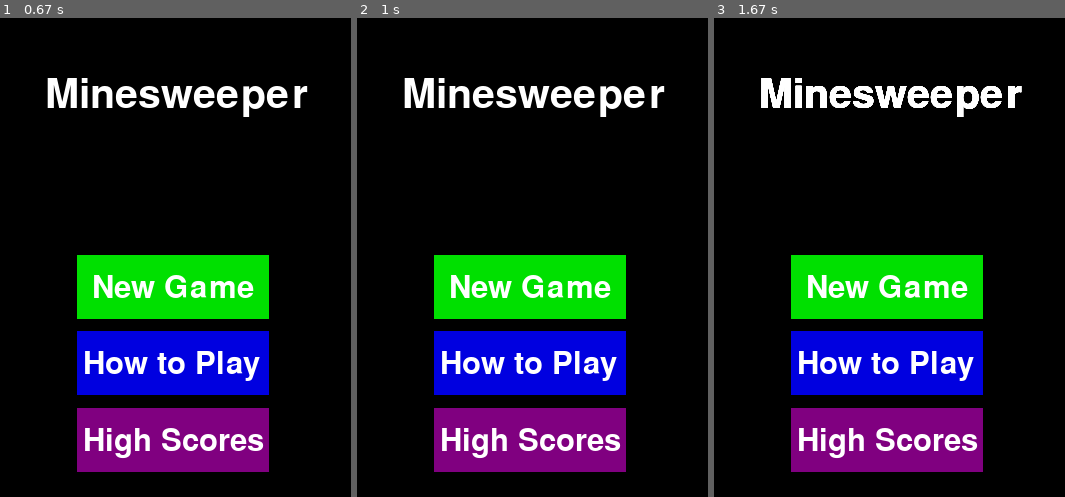
Above: before the commit, frames 1-3 (left to right).
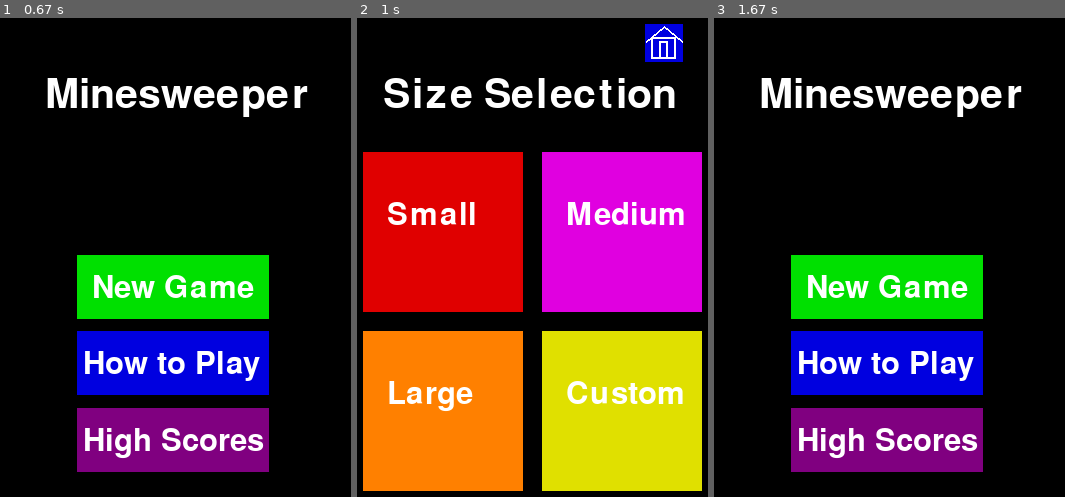
Above: after the commit, the same moments.

Repository: vposby/python
Game: pygame game, started from pygame/minesweeper.py
Two runs of this game, one before a commit and one after it. Both use one fixed random seed, a clock stepped at 60 frames per second and the inputs below.
Inputs (mouse positions are in pixels of both pictures, inside the frame that each line leads up to):
- Up to frame 1 (0.67 s): click (171, 252) at 0.38 s
- Up to frame 2 (1 s): click (599, 314) at 0.77 s
- Up to frame 3 (1.67 s): press the mouse at (1019, 41) at 1.03 s; move the mouse to (1026, 243) at 1.13 s; release the mouse at (1033, 449) at 1.27 s

Frame 1 is identical in both runs. In frame 2, 67% of the frame differs, in the area x 1-99%, y 1-99%; in frame 3, 0.7%.

Commit message:
add fixit, edit minesweeper and ers

Diff:
--- a/games/ers.py
+++ b/games/ers.py
@@ -30,13 +30,16 @@
 #BEGIN GUI FUNCTIONS
 def screenChange(screenName):
 	screen.fill(black)
-	if screenName=='Lobby': #game setting selection
+	if screenName == 'Lobby': #game setting selection
 		#render order (comment placeholders)
 		gameTitle=lrgFont.render('Egyptian War',1,white) #game title
-		trackRender(gameTitle,())
-		competitorCount=medFont.render('Number of Competitors',1,white) #competitor count label
-		trackRender(competitorCount,())
-		renderSlider()
+		titleLocation = gameTitle.get_rect(center=(width/2,height/10))
+		trackRender(gameTitle,(titleLocation))
+		compHeader=medFont.render('Player Options:',1,white)
+		trackRender(compHeader,(width/10,3*height/25))
+		compCountLabel=medFont.render('Number of Competitors',1,white) #competitor count label
+		trackRender(compCountLabel,(width/10,4*height/25))
+		renderSlider(width/4,4*height/25,width/6,height/25,5) #competitor count slider, default 1
 		#competitor count slider (three components; bg color rect, white line, grey circle)
 		#competitor count slider value
 		#for x in range(competitor count):
@@ -64,14 +67,17 @@
 	screenObject.append([objectName,objectPos])
 	screen.blit(screenObject[len(screenObject)-1][0],screenObject[len(screenObject)-1][1])
 
-def renderSlider(x,y,width,height):
-	pygame.draw.rect(screen,black) #bg color rect
-	pygame.draw.line(screen,white,(x,y),(x+(),y)) #white line
-	pygame.draw.circle(screen,grey) #grey circle
+def renderSlider(x,y,width,height,subdivs):
+	pygame.draw.rect(screen,black,(x,y,width,height)) #bg color rect
+	pygame.draw.line(screen,white,(x,y+(height/2)),(x+width,y+(height/2))) #white line
+	for pos in range(subdivs):
+		pygame.draw.circle(screen,grey,(x+((pos+1)*width/(subdivs)),y+(height/2)),2) #grey circles
+	pygame.draw.circle(screen,green,(x+(width/subdivs),y+(height/2)),5) #green circle
 
 def sliderClick(mouseX,mouseY):
 	for scrObj in screenObject:
-		if mouseX>scrObj and mouseX<10
+		if mouseY>scrObj[1][1] and mouseY<scrObj[1][1]+(height/25):
+			if mouseX>scrObj[1][0] and mouseX<scrObj[1][0]+(width/6):
 
 #END GUI FUNCTIONS
 
@@ -140,8 +146,6 @@
 while 1: #begin game code
 	for event in pygame.event.get():
 		if event.type == pygame.QUIT: sys.exit()
-
-	pressed = pygame.key.get_pressed()
 
 	screen.fill(black)
 
--- /dev/null
+++ b/pygame/fixit.py
@@ -0,0 +1,68 @@
+"""
+redo components of other projects
+so that they actually work!!
+
+current issue:
+minesweeper.py
+fix button clicks
+"""
+
+import sys, pygame
+pygame.init()
+
+size=width,height=(384,512)
+screen=pygame.display.set_mode(size)
+pygame.display.set_caption("Y I K E S")
+
+black=(0,0,0)
+white=(255,255,255)
+grey=(196,196,196)
+red=(224,0,0)
+orange=(255,128,0)
+yellow=(224,224,0)
+green=(0,224,0)
+cyan=(0,255,255)
+blue=(0,0,224)
+purple=(128,0,128)
+pink=(224,0,224)
+
+class Button:
+    global screen
+    def __init__(self,location,size,color):
+        self.location = location
+        self.size = size
+        self.color = color
+
+    def drawHouse(self):
+        drawHouse(self.location[0],self.location[1],self.size,self.size)
+
+    def click(self):
+        self.color = pink
+
+    #def click(self):
+
+def drawHouse(x,y,width,height): #draw menu screen icon
+    pygame.draw.rect(screen,blue,(x,y,width,height))
+    pygame.draw.line(screen,white,(x+(width/25),y+(9*height/20)),(x+(width/2),y+(height/25)),2)
+    pygame.draw.line(screen,white,(x+(width/2),y+(height/25)),(x+(24*width/25),y+(9*height/20)),2)
+    pygame.draw.rect(screen,white,(x+(width/6),y+(17*height/50),2*width/3,7*height/12),2)
+    pygame.draw.rect(screen,white,(x+(3*width/8),y+(87*height/200),width/4,49*height/100),2)
+
+screen.fill(black)
+clicked=False
+
+while 1:
+    for event in pygame.event.get():
+        if event.type==pygame.QUIT: sys.exit()
+        if event.type==pygame.MOUSEBUTTONDOWN and event.button==1: clicked=True
+
+    clickPos = pygame.mouse.get_pos()
+
+    #clicked=pygame.mouse.get_pos()
+    home=HouseIcon((int(3*width/4),int(width/4)+64),32,purple)
+    home.draw()
+    if clicked==True:
+        houseIcon.click()
+        clicked=False
+    updateRect = pygame.Rect(width/4,height/4,192,192)
+    pygame.display.update(updateRect)
--- a/pygame/minesweeper.py
+++ b/pygame/minesweeper.py
@@ -42,6 +42,7 @@
 firstGuess=True
 
 def drawHouse(x,y,width,height): #draw menu screen icon
+    pygame.draw.rect(screen,blue,(x,y,width,height))
     pygame.draw.line(screen,white,(x+(width/25),y+(9*height/20)),(x+(width/2),y+(height/25)),2)
     pygame.draw.line(screen,white,(x+(width/2),y+(height/25)),(x+(24*width/25),y+(9*height/20)),2)
     pygame.draw.rect(screen,white,(x+(width/6),y+(17*height/50),2*width/3,7*height/12),2)
@@ -49,21 +50,21 @@
     return;
 
 def screenChange(scrNum):
+    screen.fill(black)
     if scrNum==1: #menu
         #game title
         screen.blit(titleFont.render("Minesweeper",1,white),(width/6,3*height/20))
         #new game button
-        pygame.draw.rect(screen,green,(width/4,20*height/40,width/2,5*height/40))
+        pygame.draw.rect(screen,green,(width/4,20*height/40,width/2,height/8))
         screen.blit(menuFont.render("New Game",1,white),((width/4)+15,(10*height/20)+18))
         #directions button
-        pygame.draw.rect(screen,blue,(width/4,26*height/40,width/2,5*height/40))
+        pygame.draw.rect(screen,blue,(width/4,26*height/40,width/2,height/8))
         screen.blit(menuFont.render("How to Play",1,white),((width/4)+6,(13*height/20)+18))
         #high scores button
-        pygame.draw.rect(screen,purple,(width/4,32*height/40,width/2,5*height/40))
+        pygame.draw.rect(screen,purple,(width/4,32*height/40,width/2,height/8))
         screen.blit(menuFont.render("High Scores",1,white),((width/4)+6,(16*height/20)+18))
     elif scrNum==2: #size select
         #back to home
-        pygame.draw.rect(screen,blue,(4*width/5,height/20,width/10,width/10))
         drawHouse(4*width/5,height/20,width/10,width/10)
         #screen title
         screen.blit(titleFont.render("Size Selection",1,white),(width/8.5,3*height/20))
@@ -95,15 +96,13 @@
             screen.blit(textFont.render("Cancel",1,black),((17*width/32)+(3*width/200),(59*height/100)+(height/100)))
         elif scrNum==3: #directions
             #back to home
-            pygame.draw.rect(screen,blue,(4*width/5,height/20,width/10,width/10))
             drawHouse(4*width/5,height/20,width/10,width/10)
             screen.blit(titleFont.render("How to Play",1,white),(width/8.5,2*height/20))
         elif scrNum==4: #high scores
             #back to home
-            pygame.draw.rect(screen,blue,(4*width/5,height/20,width/10,width/10))
             drawHouse(4*width/5,height/20,width/10,width/10)
             screen.blit(titleFont.render("High Scores",1,white),(width/8.5,2*height/20))
-    pygame.display.update()
+    pygame.display.flip()
 
 #generate the next field
 def fieldGen(gameMode):
@@ -125,7 +124,7 @@
             cell.append([x,y,boom,False])
             pygame.draw.rect(screen,grey,((x+1)*(width/gameMode[0]),(y+1)*(height/gameMode[1]),
             width/gameMode[0],width/gameMode[0]))
-            pygame.display.update()
+            pygame.display.flip()
 
 #check if cell has mine
 def cellCheck(cellPos):
@@ -157,7 +156,7 @@
                     scrNum=3
                 elif clicked[1]>32*height/40 and clicked[1]<37*height/40: #directions
                     scrNum=4
-                    screenChange(scrNum)
+                screenChange(scrNum)
         elif scrNum==2: #size select
             if clicked[1]>height/20 and clicked[1]<(height/20)+(width/10):
                 if clicked[0]>4*width/5 and clicked[0]<9*width/10:
@@ -204,5 +203,4 @@
             if clicked[1]>height/20 and clicked[1]<(height/20)+(width/10):
                 if clicked[0]>4*width/5 and clicked[0]<9*width/10:
                     screenChange(1) #main menu
-
         #add delay between click detections?
